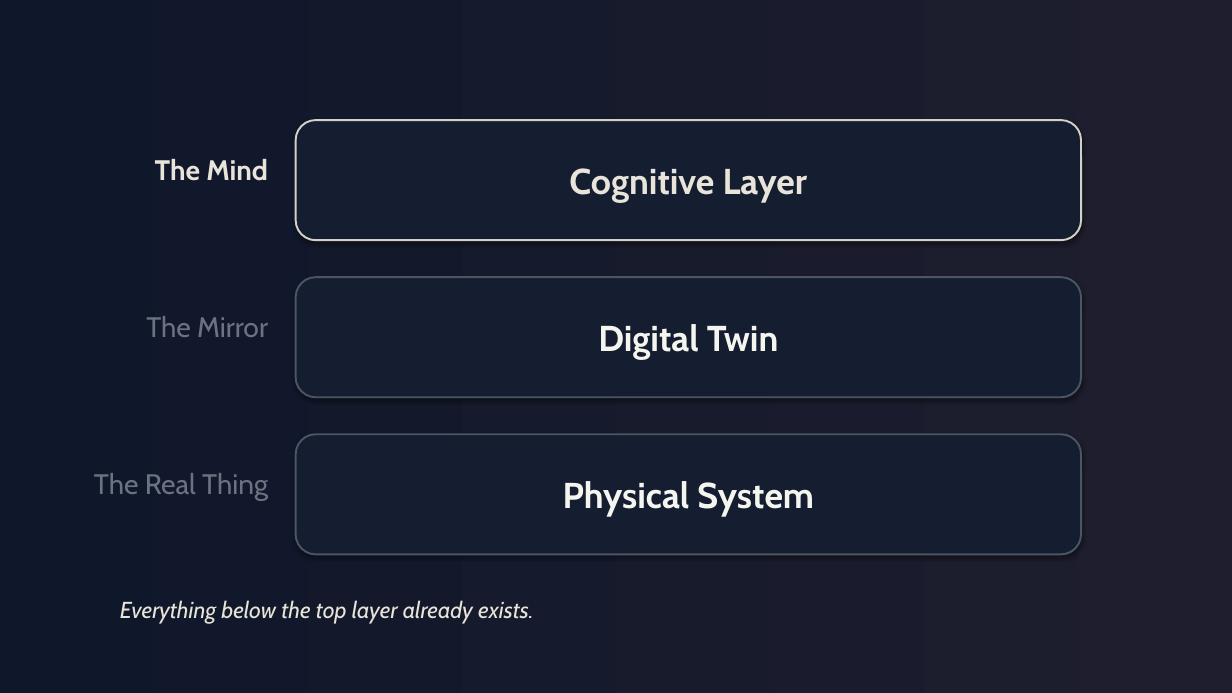
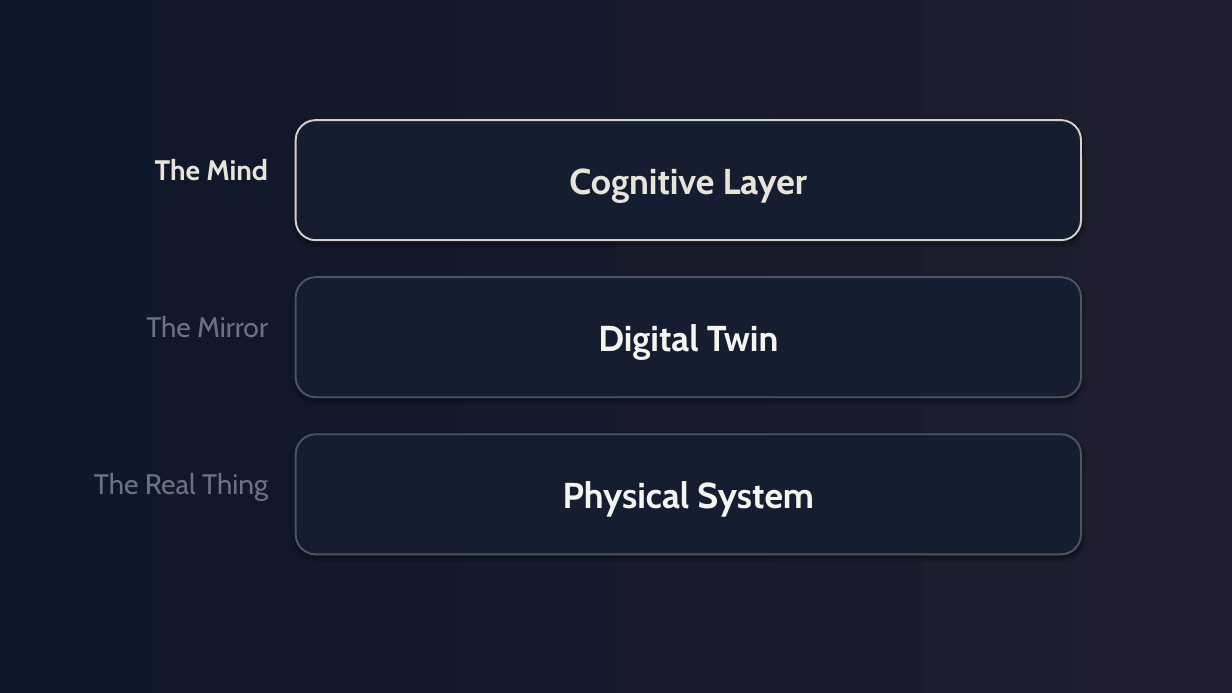
Before and after one commit to Anthony50102/MicroUSPresentation, a slide deck: slide 12 of presentation/presentation-v4-gradient-noir.pptx. Drawn at 1232x693 pixels with LibreOffice and Linux fonts; fonts in the diff are those of the drawing. Boxes give left, top, right and bottom in pixels: in the first picture for what was removed or moved away, otherwise in the second. Text is boxed around its words. In the diff, an @@ line names an element or a change of style, - is before the commit and + after.

```diff
--- a/presentation/presentation-v4-gradient-noir.pptx
+++ b/presentation/presentation-v4-gradient-noir.pptx
@@ text removed at bbox=[120, 600, 533, 624] @@
-Everything below the top layer already exists.
```
Also in this commit, not shown: 12 other slides changed, 3 other files.
